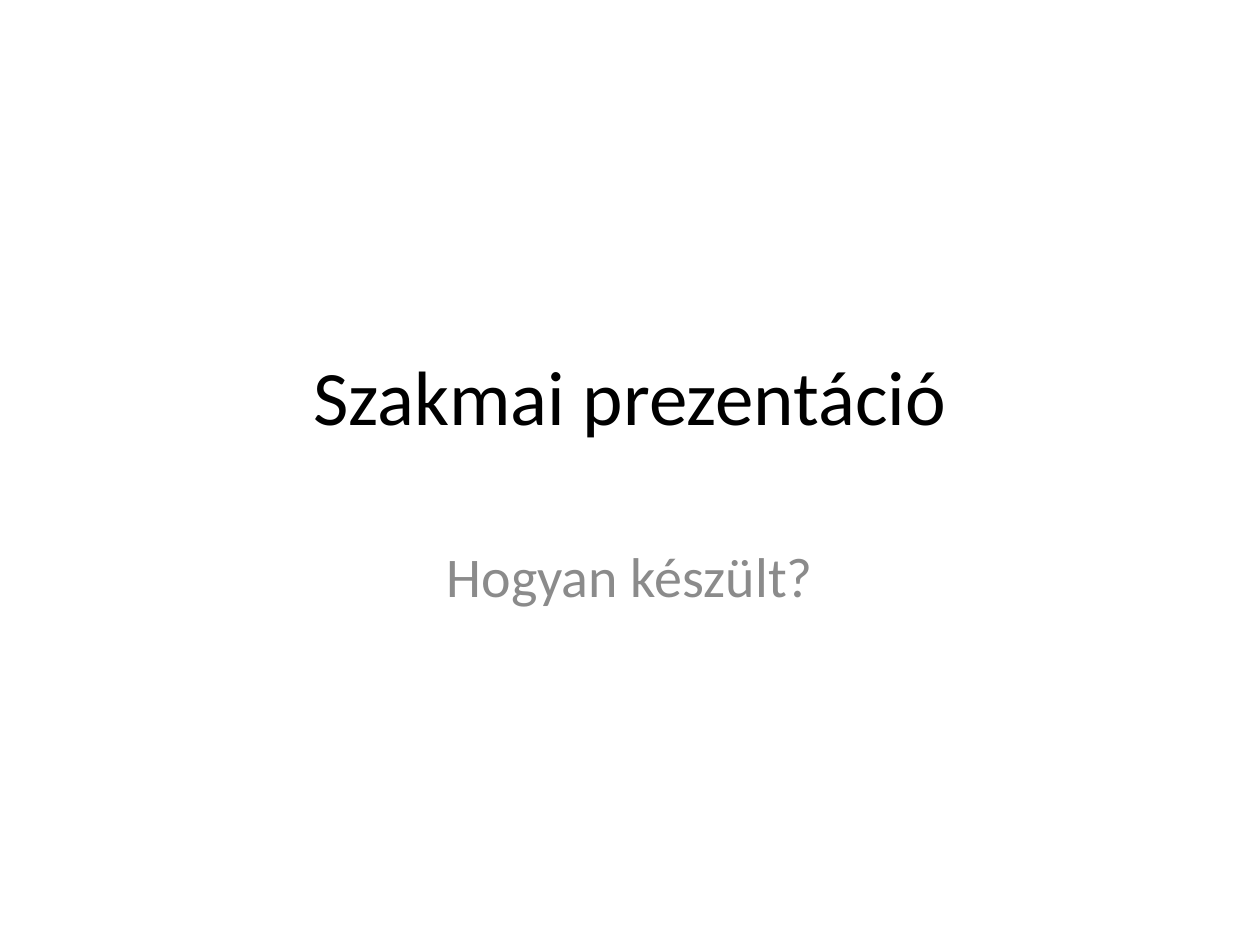
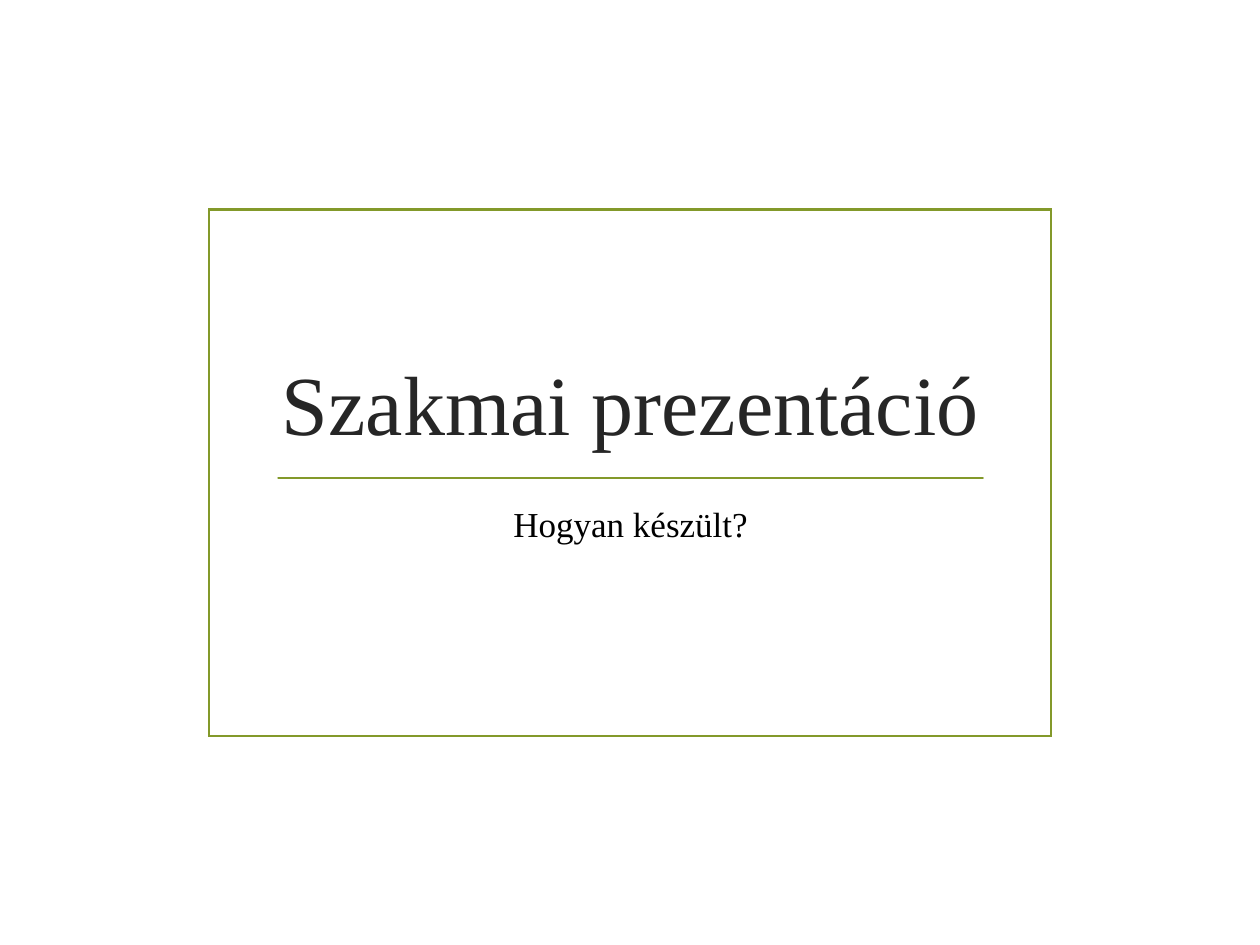
Before and after one commit to tamas9731/Infoverseny, a slide deck: slide 1 of Szakmai prezentáció.pptx. Drawn at 1260x945 pixels with LibreOffice and Linux fonts; fonts in the diff are those of the drawing; background and template pictures are left out. Boxes give left, top, right and bottom in pixels: in the first picture for what was removed or moved away, otherwise in the second. Text is boxed around its words. In the diff, an @@ line names an element or a change of style, - is before the commit and + after.

```diff
--- a/Szakmai prezentáció.pptx
+++ b/Szakmai prezentáció.pptx
@@ rectangle added at [209, 209, 1052, 736], outline #83992A 1.25 pt @@
@@ title "Szakmai prezentáció": place and size @@
-title "Szakmai prezentáció" at [313, 371, 946, 438]
+title "Szakmai prezentáció" at [282, 376, 978, 451]
@@ title "Szakmai prezentáció" at [282, 376, 978, 451]: size 44 to 48 pt, font Calibri to Times New Roman, text colour #000000 to #262626; vertical alignment middle to bottom @@
@@ line added from (278, 479) to (983, 479), #83992A 1.25 pt @@
@@ subtitle "Hogyan készült?": place and size @@
-subtitle "Hogyan készült?" at [447, 558, 813, 607]
+subtitle "Hogyan készült?" at [513, 512, 748, 544]
@@ subtitle "Hogyan készült?" at [513, 512, 748, 544]: size 32 to 20 pt, font Calibri to Times New Roman, text colour #8C8C8C to #000000; more space between paragraphs @@
```
Also in this commit, not shown: 6 other slides changed, 1 slide added, 2 slides removed.
